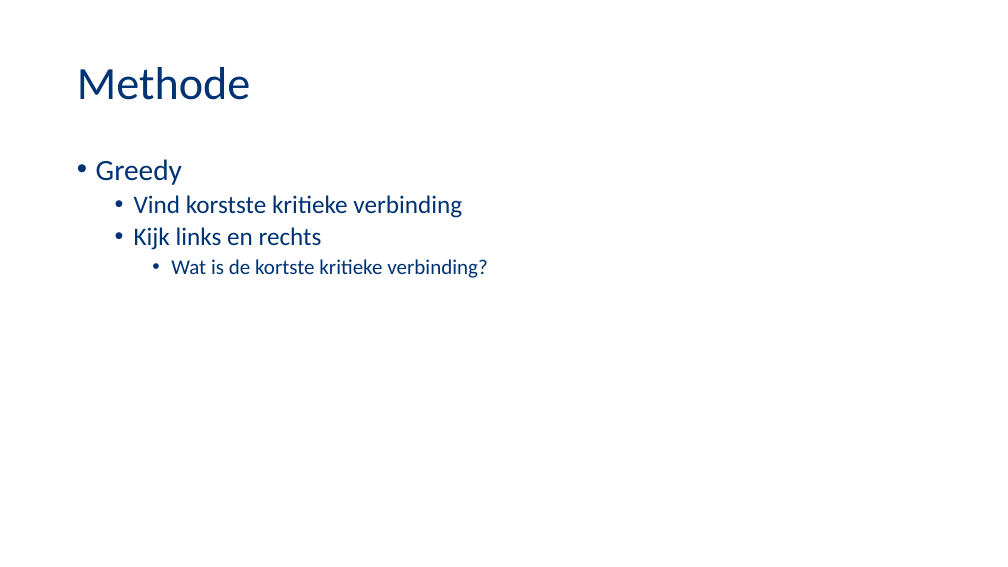
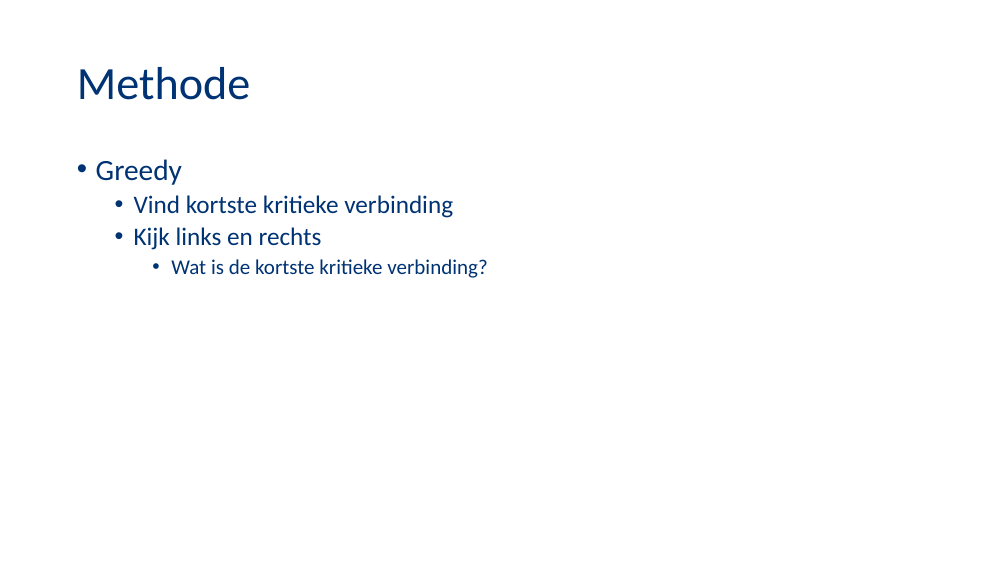
Before and after one commit to NegativeNancy/Team_Arjan, a slide deck: slide 5 of Presentatie2.pptx (slide 4 before the commit). Drawn at 1008x567 pixels with LibreOffice and Linux fonts; fonts in the diff are those of the drawing; background and template pictures are left out. Boxes give left, top, right and bottom in pixels: in the first picture for what was removed or moved away, otherwise in the second. Text is boxed around its words. In the diff, an @@ line names an element or a change of style, - is before the commit and + after.

```diff
--- a/Presentatie2.pptx
+++ b/Presentatie2.pptx
@@ text at (134, 195, 453, 218): text changed @@
-  • Vind korstste kritieke verbinding
+  • Vind kortste kritieke verbinding
```
Also in this commit, not shown: 2 other slides changed.
